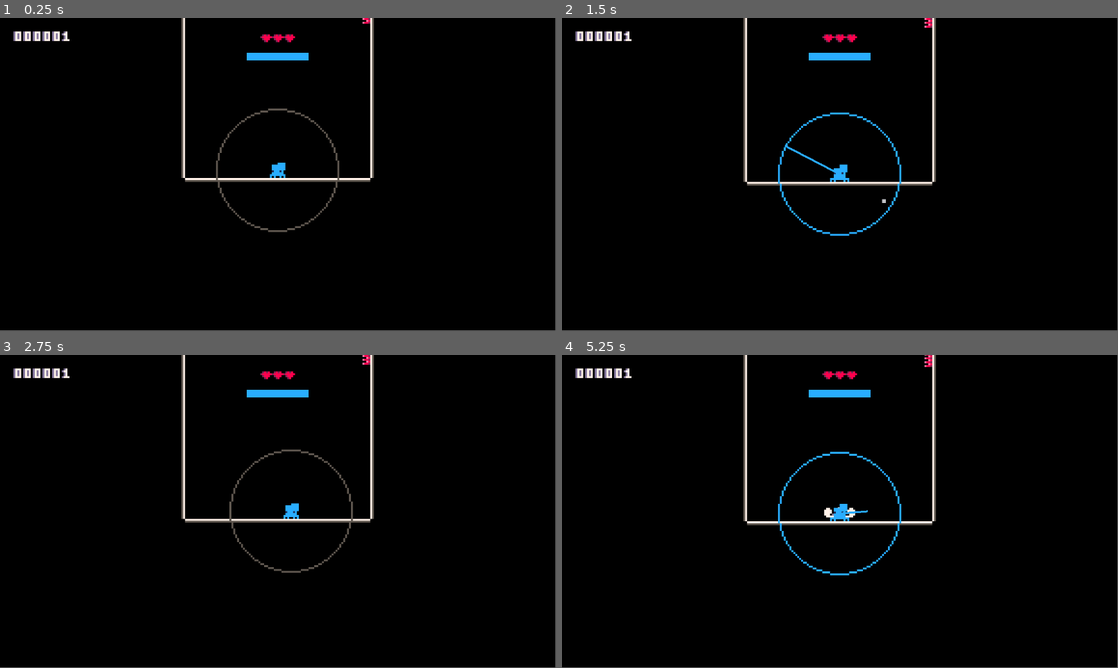
Above: before the commit, frames 1-4 (two rows, left to right).
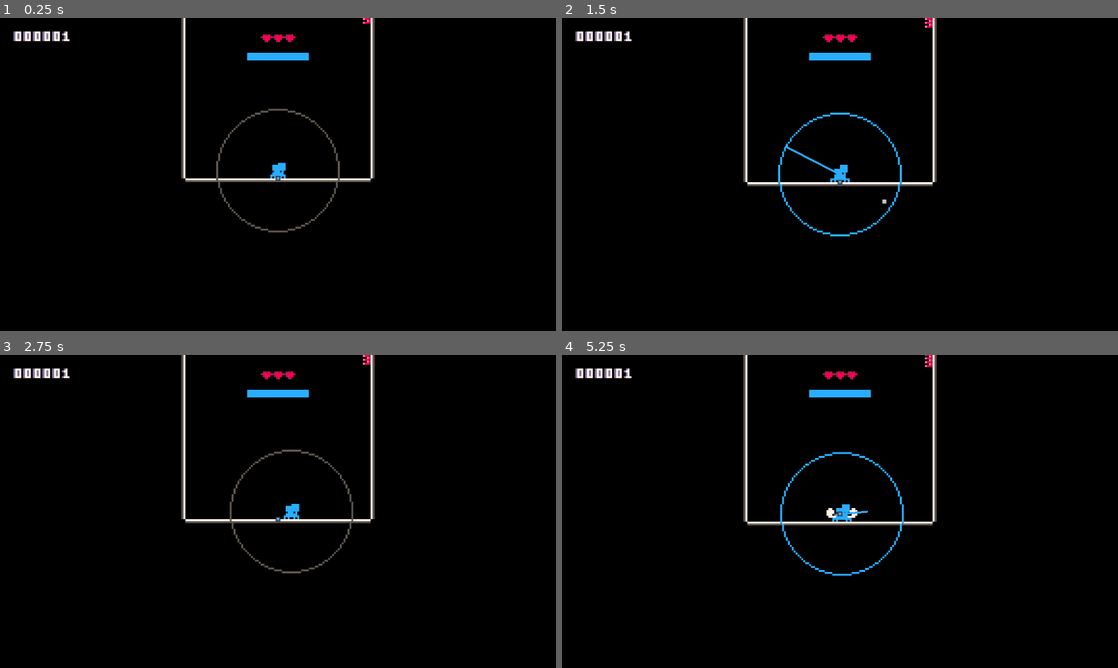
Above: after the commit, the same moments.

Repository: Flamenccio/spider-jump
Game: Godot game, scene res://scenes/game.tscn
Two runs of this game, one before a commit and one after it. Both use one fixed random seed, a clock stepped at 60 frames per second and the inputs below. The engine's default icon, where the game draws it, is replaced by a stand-in: a white triangle on a blue panel in a dark square.
Inputs (mouse positions are in pixels of both pictures, inside the frame that each line leads up to):
- Up to frame 1 (0.25 s): no input
- Up to frame 2 (1.5 s): tap Enter at 0.5 s; move the mouse to (962, 158) at 0.52 s; press the mouse at (962, 158) at 0.53 s; hold D (move_right) 0.53-1.25 s; release the mouse at (962, 158) at 1.25 s; drag from (728, 190) to (840, 27) at 1.27 s
- Up to frame 3 (2.75 s): move the mouse to (333, 442) at 2.02 s; hold D (move_right) from 2.03 s (still down); tap Delete at 2.1 s
- Up to frame 4 (5.25 s): release D (move_right) at 2.75 s; drag from (812, 574) to (851, 514) at 2.77 s; move the mouse to (1006, 558) at 3.52 s; hold A (move_left) 3.53-4.25 s; tap V at 3.6 s; drag from (673, 464) to (840, 514) at 4.27 s; move the mouse to (867, 511) at 5.02 s; hold S (move_down) from 5.03 s (still down); tap Backspace at 5.1 s; click (867, 511) at 5.17 s
In our replay, the window is 799x449 before the commit and 800x450 after it. These sizes can differ from the game's own. Grey fills any space a smaller window leaves; there, only what the larger window draws over its background counts as a difference.

The runs differ from the first frame. In frame 1, 1.0% of the frame differs, in the area x 2-68%, y 0-69%; in frame 2, 1.2%; in frame 3, 1.0%; in frame 4, 1.6%, in the area x 2-68%, y 0-71%.

Commit message:
add safe spot recovery
relocates safe spot if the player dies and the safe spot is not on camera

Diff:
--- a/camera.gd
+++ b/camera.gd
@@ -25,3 +25,11 @@
 		var new_vertical = minf(global_position.y, _follow_target.global_position.y)
 		var new_position = Vector2(global_position.x, new_vertical)
 		global_position = new_position
+
+
+func screen_to_world_point(screen_point: Vector2) -> Vector2:
+	return get_canvas_transform().affine_inverse() * screen_point
+
+
+func world_to_screen_point(world_point: Vector2) -> Vector2:
+	return get_canvas_transform() * world_point
--- a/collision_handler.gd
+++ b/collision_handler.gd
@@ -92,7 +92,7 @@
 		return
 
 	var max_results = 4
-	var shapecast_results := _ground_shapecast.intersect_shape(_ground_raycast_direction, max_results, false)
+	var shapecast_results := _ground_shapecast.intersect_shape(_ground_raycast_direction, max_results)
 
 	if shapecast_results.size() == 0:
 		return
--- a/death_trigger.gd
+++ b/death_trigger.gd
@@ -1,9 +1,11 @@
 extends Area2D
 
 signal player_fell()
+signal player_fell_here(here: Vector2)
 @export var vfx: PackedScene
 
 func _on_body_entered(body: Node2D) -> void:
 	var pos = Vector2(body.global_position.x, global_position.y)
 	TheGlobalSpawner.instantiate_scene(vfx, pos, 0.0)
 	player_fell.emit()
+	player_fell_here.emit(body.global_position)
--- a/ground_raycast.gd
+++ b/ground_raycast.gd
@@ -3,22 +3,22 @@
 extends Node
 
 @export_flags_2d_physics var _raycast_layer: int
-@export var _raycast_source: Node2D
+@export var raycast_source: Node2D
 var _raycast_query: PhysicsRayQueryParameters2D = PhysicsRayQueryParameters2D.new()
 
 func _ready() -> void:
 	_raycast_query.collision_mask = _raycast_layer
 
 
-## Casts a ray from `_raycast_source` to `to`.
+## Casts a ray from `raycast_source` to `to`.
 ## Returns the results of the raycast.
 func intersect_ray(to: Vector2) -> Dictionary:
-	_raycast_query.from = _raycast_source.global_position
+	_raycast_query.from = raycast_source.global_position
 	_raycast_query.to = to
 
 	# Uncomment to draw debug line
 	#DebugDraw2D.line(_raycast_query.from, to, Color.RED, 0.5, 1.0)
 
-	var space_state = _raycast_source.get_world_2d().direct_space_state
+	var space_state = raycast_source.get_world_2d().direct_space_state
 	var results := space_state.intersect_ray(_raycast_query)
 	return results
--- a/player.gd
+++ b/player.gd
@@ -1,16 +1,18 @@
 extends CharacterBody2D
 
-# Internal use only!
+# Internal use
 signal internal_move_input_change(move_input: Vector2)
 signal internal_pull_input_change(pull_input: Vector2)
 signal internal_pull_release()
 signal internal_pull_press()
-signal internal_player_hurt(soft: bool)
-signal internal_on_player_hurt()
+signal internal_safe_spot_updated(in_screen: bool)
+signal internal_player_fell(here: Vector2)
+signal internal_player_hurt()
 
 # External use
 signal external_stamina_restore(restoration: float)
 signal external_danger_entered()
+signal external_set_safe_spot(here: Vector2)
 
 # Any
 signal stop_moving()
@@ -63,9 +65,7 @@
 	rotation += difference
 
 
-func _on_player_hurt(soft: bool) -> void:
-	internal_player_hurt.emit(soft)
-	internal_on_player_hurt.emit()
+func _on_player_hurt() -> void:
 	_invincibility_timer.stop()
 	_invincibility_timer.start()
 
@@ -76,3 +76,15 @@
 
 func _on_danger_entered() -> void:
 	external_danger_entered.emit()
+
+
+func _on_player_fell(here: Vector2) -> void:
+	internal_player_fell.emit(here)
+
+
+func _on_safe_spot_updated(on_screen: bool) -> void:
+	internal_safe_spot_updated.emit(on_screen)
+
+
+func _on_safe_spot_set(pos: Vector2) -> void:
+	external_set_safe_spot.emit(pos)
--- /dev/null
+++ b/player_safe_spot.gd
@@ -0,0 +1,10 @@
+extends VisibleOnScreenNotifier2D
+
+var in_screen: bool = false
+
+func _on_screen_entered() -> void:
+	in_screen = true
+
+
+func _on_screen_exited() -> void:
+	in_screen = false
--- a/player_stats.gd
+++ b/player_stats.gd
@@ -6,7 +6,7 @@
 ## Emitted when player loses one life.
 ## If `soft` is passed as `true`, does not return player to a safe
 ## position.
-signal player_hurt(soft: bool)
+signal player_hurt()
 
 signal stamina_updated(current_stamina: float)
 signal health_updated(current_health: int)
@@ -35,10 +35,10 @@
 	health_updated.emit(lives)
 
 
-func decrease_lives(soft: bool = false) -> void:
+func decrease_lives() -> void:
 	if lives <= _MIN_LIVES:
 		return
-	player_hurt.emit(soft)
+	player_hurt.emit()
 	if not debug:
 		lives = maxi(lives - 1, _MIN_LIVES)
 	health_updated.emit(lives)
@@ -52,7 +52,7 @@
 	stamina_updated.emit(stamina)
 	if stamina <= _MIN_STAMINA:
 		stamina = _MAX_STAMINA
-		decrease_lives(true)
+		decrease_lives()
 
 
 func update_score(new_score: int) -> void:
--- a/project.godot
+++ b/project.godot
@@ -19,6 +19,12 @@
 
 DebugDraw2D="*res://addons/debugdraw2d/DebugDraw2D.gd"
 TheGlobalSpawner="*res://global_spawner.gd"
+
+[display]
+
+window/size/resizable=false
+window/stretch/mode="viewport"
+window/stretch/aspect="keep_height"
 
 [dotnet]
 
--- a/safe_state.gd
+++ b/safe_state.gd
@@ -3,30 +3,184 @@
 Saves the last place the player was standing
 """
 
+signal safe_spot_updated(pos: Vector2)
+
 @export var _player: CharacterBody2D
 @export var _danger_shapecast: ShapeCastCheck
-@export var _ground_shapecast: ShapeCastCheck
+@export var _safe_spot_shapecast: ShapeCastCheck
+@export var _safe_spot_distance_raycast: RaycastCheck
+
+@export_flags_2d_physics var _danger_layers: int
+@export_flags_2d_physics var _slippery_layers: int
+@export_flags_2d_physics var _climbable_layers: int
+
 var _position: Vector2
 var _rotation: float
+var _safe_spot_in_screen: bool
+var _closest_distance: float
 
 const _MAX_SHAPECAST_RESULTS = 1
+const _MAX_SEARCH_SHAPECAST_RESULTS = 3
+const _SEARCH_SPAN_HEIGHT = 8.0
+const _SEARCH_SPAN_WIDTH = 112.0
+const _MAX_SEARCHES = 20
 
 func _save_state() -> void:
 	var rounded_position = Vector2(roundf(_player.global_position.x), roundf(_player.global_position.y))
 
 	# Check area for danger (spikes)
-	var results := _danger_shapecast.intersect_shape(Vector2.ZERO, _MAX_SHAPECAST_RESULTS, false)
+	var results := _danger_shapecast.intersect_shape(Vector2.ZERO, _MAX_SHAPECAST_RESULTS)
 	if results.size() > 0:
 		print('danger!!')
 		return
 
 	_position = rounded_position
 	_rotation = _player.rotation
+	safe_spot_updated.emit(_position)
 
-func restore_state(soft: bool) -> void:
-	if soft:
-		return
 
+func _on_player_fell(here: Vector2) -> void:
+	if not _safe_spot_in_screen:
+		_recover_safe_spot(here)
 	_player.global_position = _position
 	_player.rotation = _rotation
 	_player.velocity = Vector2.ZERO
+
+
+func _safe_spot_updated(in_screen: bool) -> void:
+	_safe_spot_in_screen = in_screen
+	if not _safe_spot_in_screen:
+		print('safe spot is not safe!!!!')
+	else:
+		print('never mind!!!')
+
+
+## Called when the the player's safe spot is off screen.
+## Places a new safespot nearest to where the player died.
+func _recover_safe_spot(died_here: Vector2) -> void:
+
+	# Find where player died
+	var screen_size := get_viewport().get_visible_rect().size
+	var horizontal := died_here.x
+	var camera_2d := get_viewport().get_camera_2d()
+	var vertical := (camera_2d.get_canvas_transform().affine_inverse() * screen_size).y
+	var iteration = 1
+	while iteration < _MAX_SEARCHES:
+		if _recover_safe_spot_loop(horizontal, vertical, iteration):
+			return
+		iteration += 1
+
+
+func _recover_safe_spot_loop(horizontal: float, vertical: float, iteration: int) -> bool:
+
+	var start = Vector2(horizontal, vertical - (_SEARCH_SPAN_HEIGHT * (iteration + 1)))
+
+	# Raycast to find closest wall
+	var raycast_offset = Vector2(_SEARCH_SPAN_WIDTH, 0.0)
+	var raycast_target_right = start + raycast_offset
+	var raycast_target_left = start - raycast_offset
+	var raycast_result_right = _safe_spot_distance_raycast.intersect_ray(raycast_target_right)
+	var raycast_result_left = _safe_spot_distance_raycast.intersect_ray(raycast_target_left)
+	var right_distance = _get_raycast_distance(_safe_spot_distance_raycast, raycast_result_right)
+	var left_distance = _get_raycast_distance(_safe_spot_distance_raycast, raycast_result_left)
+	var right_hit_point = raycast_result_right['position']
+	var left_hit_point = raycast_result_left['position']
+
+	# Shapecast both sides
+	var shapecast_motion = Vector2(0.0, 0.0)
+	var shapecast_results_right = _safe_spot_shapecast.intersect_shape_override_origin(shapecast_motion, right_hit_point, _MAX_SHAPECAST_RESULTS)
+	var shapecast_results_left = _safe_spot_shapecast.intersect_shape_override_origin(shapecast_motion, left_hit_point, _MAX_SHAPECAST_RESULTS)
+
+	# Decide which side to use, or to scan another line above
+	var side := _decide_safe_spot(shapecast_results_right, shapecast_results_left, right_distance, left_distance)
+
+	var new_surface_normal := Vector2.ZERO
+
+	# If both sides are poor, move up and scan again
+	if side == 0:
+		return false
+	# Otherwise set normal
+	elif side == -1:
+		new_surface_normal = raycast_result_left['normal']
+	elif side == 1:
+		new_surface_normal = raycast_result_right['normal']
+
+	# Otherwise choose spot
+	var new_safe_spot = start + Vector2(side * _closest_distance, 0)
+	_position = new_safe_spot
+	_rotation = Vector2.UP.angle_to(new_surface_normal)
+	safe_spot_updated.emit(new_safe_spot)
+
+	return true
+
+
+## Returns `1` if **right side** is used, `-1` if **left side** is used, or `0` if **neither side** is valid.
+func _decide_safe_spot(shapecast_right: Array[Dictionary], shapecast_left: Array[Dictionary], right_distance: float, left_distance: float) -> int:
+
+	# Search for danger
+	var left_danger = _shapecast_results_has_layers(shapecast_left, _danger_layers)
+	var right_danger = _shapecast_results_has_layers(shapecast_right, _danger_layers)
+
+	# Search for slippery ground
+	var left_slippery = _shapecast_results_has_layers(shapecast_left, _slippery_layers)
+	var right_slippery = _shapecast_results_has_layers(shapecast_right, _slippery_layers)
+
+	# Search for climbable ground
+	var left_ground = _shapecast_results_has_layers(shapecast_left, _climbable_layers)
+	var right_ground = _shapecast_results_has_layers(shapecast_right, _climbable_layers)
+
+	# Choose direction
+	var left_valid := left_ground and not left_danger and not left_slippery
+	var right_valid := right_ground and not right_danger and not right_slippery
+	var closest_side := minf(left_distance, right_distance)
+	_closest_distance = closest_side
+
+	if left_valid and not right_valid:
+		return -1
+	elif right_valid and not left_valid:
+		return 1
+	elif left_valid and right_valid:
+		if closest_side == left_distance:
+			return -1
+		elif closest_side == right_distance:
+			return 1
+
+	return 0
+
+
+func _shapecast_results_has_layers(shapecast_results: Array[Dictionary], layers: int) -> bool:
+	if shapecast_results.size() == 0:
+		return false
+	for result in shapecast_results:
+		if _collider_is_on_layer(result['collider'], layers):
+			return true
+	return false
+
+
+func _collider_is_on_layer(collider: Variant, layer: int) -> bool:
+	# Handle each type of collider
+	if collider is CollisionObject2D:
+		var obj = collider as CollisionObject2D
+		if obj.collision_layer & layer > 0:
+			return true
+	elif collider is TileMapLayer:
+		var tml = collider as TileMapLayer
+		# NOTE: I'm gonna assume that a tilemaplayer has only one physics layer
+		# might have to change this maybe
+		var tileset = tml.tile_set
+		var tile_layer = tileset.get_physics_layer_collision_layer(0)
+		if tile_layer & layer > 0:
+			return true
+	else:
+		printerr('safe state: type {0} not handled!'.format({'0': typeof(collider)}))
+
+	return false
+
+
+func _get_raycast_distance(raycast_check: RaycastCheck, raycast_results: Dictionary) -> float:
+	if raycast_results.size() == 0:
+		# Return a really big number
+		return 999999.0
+	var origin = raycast_check.raycast_source.global_position
+	var intersection_point = raycast_results['position'] as Vector2
+	return origin.distance_to(intersection_point)
--- a/scenes/game.tscn
+++ b/scenes/game.tscn
@@ -18,13 +18,16 @@
 [ext_resource type="PackedScene" uid="uid://dm3ht1lv7fpou" path="res://scenes/death_screen.tscn" id="16_js0lu"]
 [ext_resource type="Script" uid="uid://dnoeb3fn86sbl" path="res://player_stats.gd" id="17_gxtfn"]
 [ext_resource type="Script" uid="uid://ce1isg2vm823x" path="res://pull_dragline.gd" id="18_twgab"]
-[ext_resource type="PackedScene" uid="uid://xhkwm2kavftk" path="res://scenes/yummy_fly.tscn" id="19_02fa5"]
+[ext_resource type="Script" uid="uid://bhhvu1j2kktg0" path="res://player_safe_spot.gd" id="20_1kice"]
 
 [sub_resource type="RectangleShape2D" id="RectangleShape2D_eow3j"]
 size = Vector2(256, 16)
 
 [sub_resource type="RectangleShape2D" id="RectangleShape2D_7jktm"]
 size = Vector2(160, 8)
+
+[sub_resource type="AtlasTexture" id="AtlasTexture_264po"]
+atlas = ExtResource("6_e1j6l")
 
 [node name="Game" type="Node2D" node_paths=PackedStringArray("_player")]
 script = ExtResource("1_264po")
@@ -109,8 +112,13 @@
 script = ExtResource("18_twgab")
 _fixed_endpoint = NodePath("../Player")
 
-[node name="YummyFly" parent="." instance=ExtResource("19_02fa5")]
-position = Vector2(27, -140)
+[node name="PlayerSafeSpot" type="VisibleOnScreenNotifier2D" parent="."]
+rect = Rect2(-0.5, -0.5, 1, 1)
+script = ExtResource("20_1kice")
+
+[node name="Sprite2D" type="Sprite2D" parent="PlayerSafeSpot"]
+scale = Vector2(0.0195312, 0.0195312)
+texture = SubResource("AtlasTexture_264po")
 
 [connection signal="on_game_over" from="." to="UI/DeathScreen" method="show"]
 [connection signal="score_updated" from="." to="PlayerStats" method="update_score"]
@@ -118,6 +126,7 @@
 [connection signal="body_entered" from="Camera/DeathTrigger" to="Camera/DeathTrigger" method="_on_body_entered"]
 [connection signal="player_fell" from="Camera/DeathTrigger" to="Player/PullCircle" method="show"]
 [connection signal="player_fell" from="Camera/DeathTrigger" to="PlayerStats" method="decrease_lives"]
+[connection signal="player_fell_here" from="Camera/DeathTrigger" to="Player" method="_on_player_fell"]
 [connection signal="move_input_change" from="InputService" to="Player" method="_on_input_service_move_input_change"]
 [connection signal="pull_input_change" from="InputService" to="Player" method="_on_input_service_pull_input_change"]
 [connection signal="pull_input_change" from="InputService" to="PullDragline" method="pull_update"]
@@ -130,11 +139,15 @@
 [connection signal="pull_release" from="InputService" to="PullDragline" method="pull_set_active" binds= [false]]
 [connection signal="new_level_spawned" from="LevelSpawner" to="LevelSpawnTrigger" method="enqueue_elevation"]
 [connection signal="external_danger_entered" from="Player" to="Player/PullCircle" method="hide"]
+[connection signal="external_set_safe_spot" from="Player" to="PlayerSafeSpot" method="set_global_position"]
 [connection signal="external_stamina_restore" from="Player" to="PlayerStats" method="change_stamina"]
 [connection signal="body_entered" from="LevelSpawnTrigger" to="LevelSpawnTrigger" method="_on_player_entered"]
 [connection signal="player_entered" from="LevelSpawnTrigger" to="LevelSpawner" method="spawn_new_level"]
 [connection signal="health_updated" from="PlayerStats" to="UI/Hud" method="_on_health_updated"]
 [connection signal="player_died" from="PlayerStats" to="." method="game_over"]
-[connection signal="player_hurt" from="PlayerStats" to="Player" method="_on_player_hurt"]
 [connection signal="score_updated" from="PlayerStats" to="UI/Hud" method="_on_score_updated"]
 [connection signal="stamina_updated" from="PlayerStats" to="UI/Hud" method="_on_stamina_updated"]
+[connection signal="screen_entered" from="PlayerSafeSpot" to="PlayerSafeSpot" method="_on_screen_entered"]
+[connection signal="screen_entered" from="PlayerSafeSpot" to="Player" method="_on_safe_spot_updated" binds= [true]]
+[connection signal="screen_exited" from="PlayerSafeSpot" to="PlayerSafeSpot" method="_on_screen_exited"]
+[connection signal="screen_exited" from="PlayerSafeSpot" to="Player" method="_on_safe_spot_updated" binds= [false]]
--- a/scenes/player.tscn
+++ b/scenes/player.tscn
@@ -455,6 +455,9 @@
 [sub_resource type="CircleShape2D" id="CircleShape2D_31cv2"]
 radius = 3.0
 
+[sub_resource type="RectangleShape2D" id="RectangleShape2D_wqfne"]
+size = Vector2(6, 6)
+
 [sub_resource type="CanvasItemMaterial" id="CanvasItemMaterial_60mlk"]
 particles_animation = true
 particles_anim_h_frames = 5
@@ -549,10 +552,10 @@
 
 [node name="Casters" type="Node" parent="."]
 
-[node name="GroundRaycast" type="Node" parent="Casters" node_paths=PackedStringArray("_raycast_source")]
+[node name="GroundRaycast" type="Node" parent="Casters" node_paths=PackedStringArray("raycast_source")]
 script = ExtResource("16_qfm1y")
 _raycast_layer = 6
-_raycast_source = NodePath("../..")
+raycast_source = NodePath("../..")
 
 [node name="SlipShapecast" type="Node" parent="Casters" node_paths=PackedStringArray("_shape_cast_origin")]
 script = ExtResource("17_qfm1y")
@@ -574,10 +577,28 @@
 _shape_cast_layers = 16
 metadata/_custom_type_script = "uid://bdjmy758l3rls"
 
-[node name="SafeState" type="Node" parent="." node_paths=PackedStringArray("_player", "_danger_shapecast")]
+[node name="SafeSpotCheck" type="Node" parent="Casters" node_paths=PackedStringArray("_shape_cast_origin")]
+script = ExtResource("17_qfm1y")
+_shape = SubResource("RectangleShape2D_wqfne")
+_shape_cast_origin = NodePath("../..")
+_shape_cast_layers = 22
+metadata/_custom_type_script = "uid://bdjmy758l3rls"
+
+[node name="SafeSpotDistanceCheck" type="Node" parent="Casters" node_paths=PackedStringArray("raycast_source")]
+script = ExtResource("16_qfm1y")
+_raycast_layer = 6
+raycast_source = NodePath("../..")
+metadata/_custom_type_script = "uid://dpo14nn1hpmd2"
+
+[node name="SafeState" type="Node" parent="." node_paths=PackedStringArray("_player", "_danger_shapecast", "_safe_spot_shapecast", "_safe_spot_distance_raycast")]
 script = ExtResource("19_4r5pv")
 _player = NodePath("..")
 _danger_shapecast = NodePath("../Casters/DangerShapecast")
+_safe_spot_shapecast = NodePath("../Casters/SafeSpotCheck")
+_safe_spot_distance_raycast = NodePath("../Casters/SafeSpotDistanceCheck")
+_danger_layers = 16
+_slippery_layers = 4
+_climbable_layers = 2
 
 [node name="Dust" type="CPUParticles2D" parent="."]
 z_index = -1
@@ -652,14 +673,12 @@
 
 [connection signal="internal_move_input_change" from="." to="StateMachine/Crawl" method="_on_move_input_change"]
 [connection signal="internal_move_input_change" from="." to="LedgeClimb" method="_on_player_move_change"]
-[connection signal="internal_on_player_hurt" from="." to="Sprite" method="_activate_invincibility_flashing"]
-[connection signal="internal_on_player_hurt" from="." to="StateMachine" method="set_property" binds= ["ko", false]]
-[connection signal="internal_on_player_hurt" from="." to="DangerDetector/Shape" method="set_disabled" flags=3 binds= [true]]
-[connection signal="internal_player_hurt" from="." to="SafeState" method="restore_state"]
+[connection signal="internal_player_fell" from="." to="SafeState" method="_on_player_fell"]
 [connection signal="internal_pull_input_change" from="." to="StateMachine/Aim" method="_on_pull_input_change"]
 [connection signal="internal_pull_press" from="." to="StateMachine" method="set_property" binds= ["aim", true]]
 [connection signal="internal_pull_release" from="." to="StateMachine/Aim" method="_on_pull_release"]
 [connection signal="internal_pull_release" from="." to="StateMachine" method="set_property" binds= ["aim", false]]
+[connection signal="internal_safe_spot_updated" from="." to="SafeState" method="_safe_spot_updated"]
 [connection signal="invincibility_ended" from="." to="Sprite" method="_stop_invincibility_flashing"]
 [connection signal="invincibility_ended" from="." to="DangerDetector/Shape" method="set_disabled" flags=3 binds= [false]]
 [connection signal="moving" from="." to="StateMachine" method="set_property" binds= ["crawl", true]]
@@ -677,7 +696,6 @@
 [connection signal="player_crawled" from="StateMachine/Crawl" to="LedgeClimb" method="set_active" binds= [true]]
 [connection signal="player_stopped_crawl" from="StateMachine/Crawl" to="LedgeClimb" method="set_active" binds= [false]]
 [connection signal="normal_recheck_requested" from="StateMachine/Idle" to="CollisionHandler" method="_recalculate_normal"]
-[connection signal="player_entered_idle" from="StateMachine/Idle" to="SafeState" method="_save_state"]
 [connection signal="player_entered_idle" from="StateMachine/Idle" to="ParabolaParticles" method="deactivate_trajectory"]
 [connection signal="player_entered_idle" from="StateMachine/Idle" to="Dust" method="set_emitting" binds= [false]]
 [connection signal="climb_finished" from="StateMachine/Climb" to="CollisionHandler" method="_recalculate_normal"]
@@ -700,6 +718,7 @@
 [connection signal="land_on_normal" from="CollisionHandler" to="ParticleEmitter" method="spawn_dust"]
 [connection signal="land_on_slip" from="CollisionHandler" to="StateMachine" method="set_property" binds= ["ground_type", "slip"]]
 [connection signal="leave_ground" from="CollisionHandler" to="StateMachine" method="set_property" binds= ["ground_type", "air"]]
+[connection signal="safe_spot_updated" from="SafeState" to="." method="_on_safe_spot_set"]
 [connection signal="climb_started" from="LedgeClimb" to="StateMachine" method="set_property" binds= ["climb", true]]
 [connection signal="climbed_around_ledge" from="LedgeClimb" to="StateMachine/Climb" method="set_climb_target"]
 [connection signal="body_shape_entered" from="GroundDetector" to="CollisionHandler" method="_on_body_shape_entered" unbinds=1]
--- a/shape_cast_check.gd
+++ b/shape_cast_check.gd
@@ -17,15 +17,18 @@
 	_shape_cast_query.collision_mask = _shape_cast_layers
 
 
-func intersect_shape(motion: Vector2, max_results: int = 32, global: bool = true) -> Array[Dictionary]:
-
-	# If global, counter-rotate against origin's rotation
-	if global:
-		var origin_rotation = _shape_cast_origin.rotation
-		var global_motion = motion.rotated(-origin_rotation)
-		motion = global_motion
-
+## Immediately sweeps an area described by `motion` from assigned origin Node2D.
+func intersect_shape(motion: Vector2, max_results: int = 32) -> Array[Dictionary]:
 	_shape_cast_query.motion = motion
 	_shape_cast_query.transform.origin = _shape_cast_origin.global_position
 	var space_state = _shape_cast_origin.get_world_2d().direct_space_state
 	return space_state.intersect_shape(_shape_cast_query, max_results)
+
+
+## Immediately sweeps an area described by `motion` starting from `origin_override`.
+func intersect_shape_override_origin(motion: Vector2, origin_override: Vector2, max_results: int = 32) -> Array[Dictionary]:
+	_shape_cast_query.motion = motion
+	_shape_cast_query.transform.origin = origin_override
+	var space_state = _shape_cast_origin.get_world_2d().direct_space_state
+
+	return space_state.intersect_shape(_shape_cast_query, max_results)
--- a/state_machine_handler.gd
+++ b/state_machine_handler.gd
@@ -72,7 +72,7 @@
 	_active_state = _behaviors[new_index]
 	_active_state.enter_state()
 	_active_state.state_active = true
-	print('{0} -> {1}'.format({'0': old_state, '1': _active_state}))
+	#print('{0} -> {1}'.format({'0': old_state, '1': _active_state}))
 
 
 func set_property(property_name: String, value: Variant) -> void:
Not shown, added: player_safe_spot.gd.uid
Not shown: 1 places in scenes/game.tscn that only renumber resources
Not shown: 1 places in scenes/player.tscn that only renumber resources
